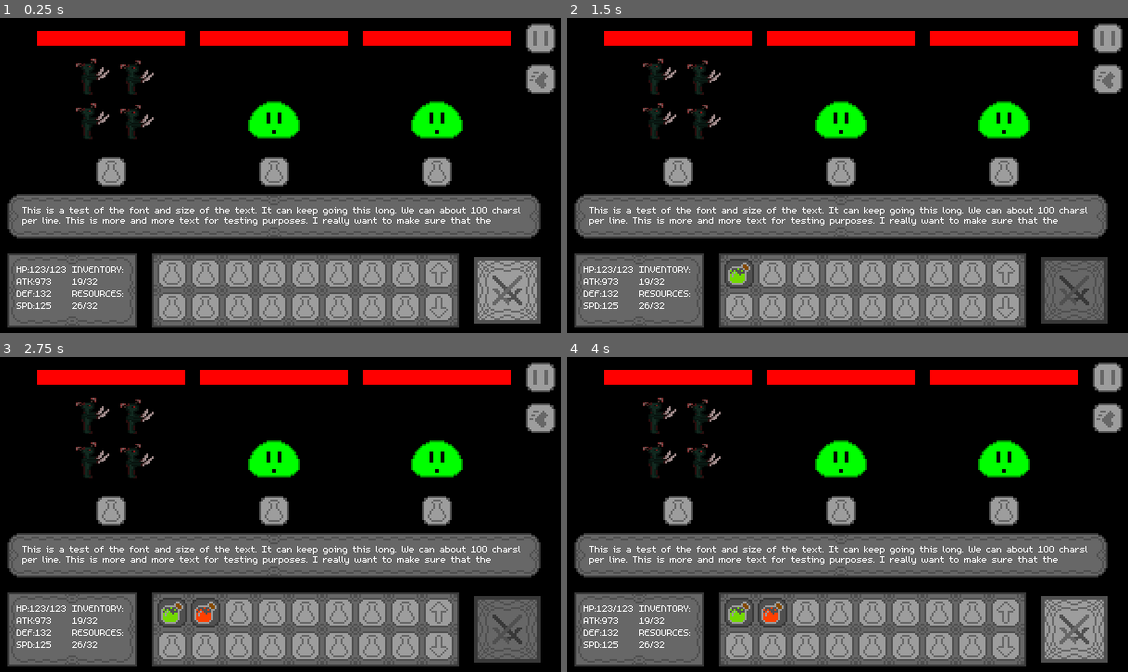
Above: before the commit, frames 1-4 (two rows, left to right).
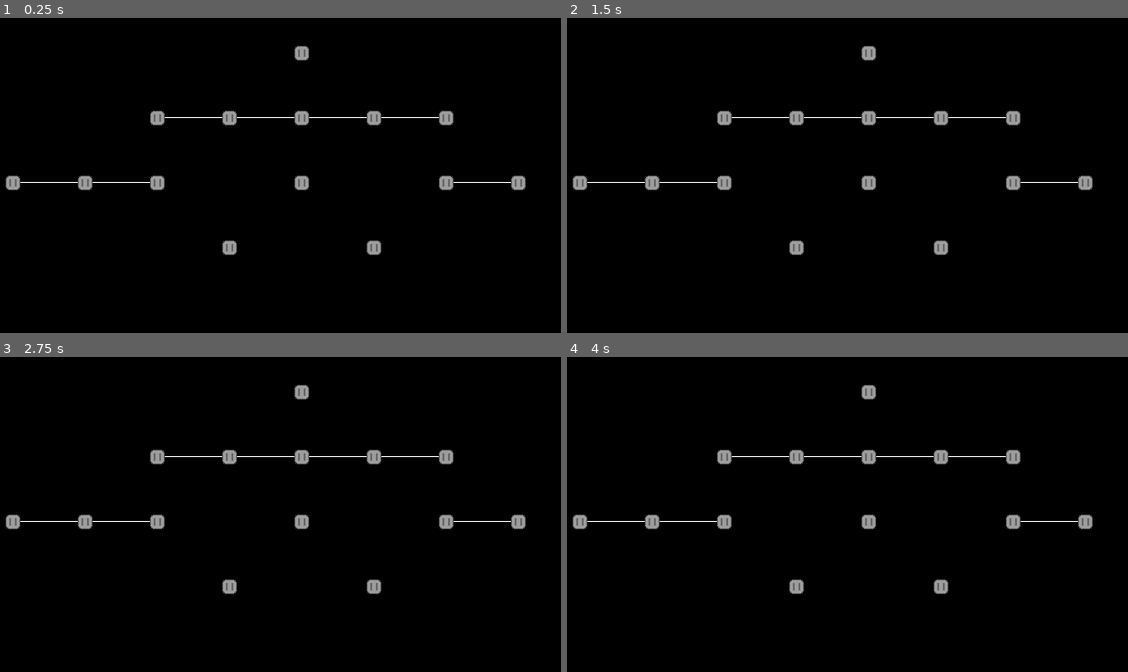
Above: after the commit, the same moments.

Repository: rbristo1/Just-a-Sip
Game: Godot game, scene res://Scenes/map.tscn
The game is run twice, just before and just after one commit, with the same random seed, the same clock (stepped at 60 frames per second) and the same inputs. Before the commit the project starts from res://Scenes/Battle.tscn.
Inputs (mouse positions are in pixels of both pictures, inside the frame that each line leads up to):
- Up to frame 1 (0.25 s): no input
- Up to frame 2 (1.5 s): click (1105, 77) at 0.52 s; click (1071, 288) at 1.27 s
- Up to frame 3 (2.75 s): click (504, 627) at 2.02 s
- Up to frame 4 (4 s): click (1105, 375) at 2.77 s; click (869, 391) at 3.52 s

The runs differ from the first frame. In frame 1, 44% of the frame differs, in the area x 0-100%, y 1-99%; in frame 2, 44%; in frame 3, 44%; in frame 4, 44%.

Commit message:
basic map

Diff:
--- /dev/null
+++ b/only_one/Scenes/map.tscn
@@ -0,0 +1,21 @@
+[gd_scene load_steps=2 format=3 uid="uid://b7jilajg3mie1"]
+
+[ext_resource type="Script" uid="uid://hd5j81hpibow" path="res://Scripts/map.gd" id="1_ci6au"]
+
+[node name="Control" type="Control"]
+layout_mode = 3
+anchors_preset = 15
+anchor_right = 1.0
+anchor_bottom = 1.0
+grow_horizontal = 2
+grow_vertical = 2
+script = ExtResource("1_ci6au")
+
+[node name="Background" type="ColorRect" parent="."]
+layout_mode = 1
+anchors_preset = 15
+anchor_right = 1.0
+anchor_bottom = 1.0
+grow_horizontal = 2
+grow_vertical = 2
+color = Color(0, 0, 0, 1)
--- /dev/null
+++ b/only_one/Scripts/locationButton.gd
@@ -0,0 +1,4 @@
+extends Node
+
+func _on_button_up() -> void:
+	get_tree().change_scene_to_file("res://Scenes/Battle.tscn")
--- /dev/null
+++ b/only_one/Scripts/map.gd
@@ -0,0 +1,163 @@
+extends Control
+
+var map : Array
+@export var mapWidth = 5
+@export var mapHeight = 5
+@export var numeratorChance = 6
+@export var reduceSizeModifier = 5
+@export var denominatorChance = 10
+
+@export var mapLength = 8
+#make odd ideally
+@export var widthPeak = 5
+
+func hasSiblings(map: Array, x: int, y: int) -> bool:
+	var sum = 0
+	if (x > 0 and map[x-1][y] == 1):
+		sum += 1
+	if (x < mapWidth-1 and map[x+1][y] == 1):
+		sum += 1
+	if (y > 0 and map[x][y-1] == 1):
+		sum += 1
+	if (y < mapHeight-1 and map[x][y+1] == 1):
+		sum += 1
+
+	if (sum >= 2):
+		return true
+	else:
+		return false
+
+func hasFewSiblings(map: Array, x: int, y: int) -> int:
+	var sum = 0
+	if (x > 0 and map[x-1][y] == 1):
+		sum += 1
+	if (x < mapWidth-1 and map[x+1][y] == 1):
+		sum += 1
+	if (y > 0 and map[x][y-1] == 1):
+		sum += 1
+	if (y < mapHeight-1 and map[x][y+1] == 1):
+		sum += 1
+
+	return sum
+
+func generateMap():
+	for i in mapHeight:
+		var mapRow: Array
+		for j in mapWidth:
+			mapRow.append(1)
+		map.append(mapRow)
+
+
+	for i in mapHeight:
+		for j in mapWidth:
+			if (randi()%denominatorChance < numeratorChance and (j-1 < 0 or hasSiblings(map, j-1, i)) and (j+1 >= mapWidth or hasSiblings(map, j+1, i)) and (i+1 >= mapHeight or hasSiblings(map, j, i+1)) and (i-1 < 0 or hasSiblings(map, j, i-1)) and (hasFewSiblings(map, j, i) > 3 or hasFewSiblings(map, j, i) < 2)):
+				map[j][i] = 0
+	for i in mapHeight:
+		for j in mapWidth:
+			if (randi()%denominatorChance < numeratorChance and (j-1 < 0 or hasSiblings(map, j-1, i)) and (j+1 >= mapWidth or hasSiblings(map, j+1, i)) and (i+1 >= mapHeight or hasSiblings(map, j, i+1)) and (i-1 < 0 or hasSiblings(map, j, i-1)) and (hasFewSiblings(map, j, i) > 3 or hasFewSiblings(map, j, i) < 2)):
+				map[j][i] = 0
+
+	#for i in mapHeight:
+		#if (randi()%denominatorChance < numeratorChance and hasFewSiblings(map, 0, i) >2):
+			#map[0][i] = 0
+		#if (randi()%denominatorChance < numeratorChance and hasFewSiblings(map, mapWidth-1, i) >2):
+			#map[mapWidth-1][i] = 0
+	#for i in mapWidth:
+		#if (randi()%denominatorChance < numeratorChance and hasFewSiblings(map, 0, i) >2):
+			#map[i][0] = 0
+		#if (randi()%denominatorChance < numeratorChance and hasFewSiblings(map, mapHeight-1, i) >2):
+			#map[i][mapHeight-1] = 0
+	for i in map.size():
+		print(map[i])
+
+func generateMap2():
+	for i in widthPeak:
+		var mapRow: Array
+		for j in mapLength:
+			mapRow.append(0)
+		map.append(mapRow)
+	var midpoint = (widthPeak/2)+widthPeak%2-1
+	print(midpoint)
+	map[midpoint][0] = 1
+	var width = 1
+	var widths: Array
+	for i in mapLength:
+
+		var alternator = -1
+		if (width != widthPeak and randi()%denominatorChance < numeratorChance and mapLength-width > i and i > 0):
+			width += 1
+		elif (mapLength-width < i):
+			width -= 1
+		elif (width > 1 and randi()%denominatorChance < numeratorChance/reduceSizeModifier):
+			width -= 1
+		for j in width:
+			map[midpoint-((j+1)/(2*alternator))][i] = 1
+			alternator *= -1
+		widths.append(width)
+	for i in map.size():
+		print(map[i])
+	print("\n")
+	for i in mapLength:
+		var ran = 0
+		for j in widthPeak:
+
+			if map[j][i] == 1 and randi()%10 < 4-abs(j-midpoint) and widths[i] > 2 and i > 1 and i < mapLength-1 and ran != widths[i]-1:
+				map[j][i] = 0
+				ran += 1
+
+
+
+	for i in map.size():
+		print(map[i])
+
+func displayMap() -> void:
+	var x = 30
+	var y = 40
+	var incrX = 630/mapLength
+	var incrY = 350/widthPeak
+
+	for i in widthPeak:
+		for j in mapLength:
+			if (map[i][j] == 1):
+				#down
+				var location = TextureButton.new()
+				var script = load("res://Scripts/locationButton.gd")
+				location.set_script(script)
+				var text = load("res://Art/Atlas Textures/UI/pause_button/pause_button_normal.tres")
+				location.texture_normal = text
+				var position: Vector2
+				position.x = x
+				position.y = y
+				location.set_position(position, false)
+				#if i != mapHeight-1 and map[i+1][j] == 1:
+					#var line = Line2D.new()
+					#var pos1 = position
+					#pos1.x+=8
+					#line.add_point(pos1)
+					#line.width = 1
+					#var pos2 = pos1
+					#pos2.y += incrY
+					#line.add_point(pos2)
+					#add_child(line)
+				if j != mapLength-1 and map[i][j+1] == 1:
+					var line = Line2D.new()
+					var pos1 = position
+					pos1.y+=8
+					line.add_point(pos1)
+					line.width = 1
+					var pos2 = pos1
+					pos2.x += incrX
+					line.add_point(pos2)
+					add_child(line)
+				x+=incrX
+
+				add_child(location)
+			else:
+				x+=incrX
+		y+=incrY
+		x=30
+
+
+func _ready() ->void:
+	generateMap2()
+	displayMap()
--- a/only_one/project.godot
+++ b/only_one/project.godot
@@ -11,7 +11,7 @@
 [application]
 
 config/name="Only_One"
-run/main_scene="uid://bofcdsrl4lfce"
+run/main_scene="uid://b7jilajg3mie1"
 config/features=PackedStringArray("4.4", "Forward Plus")
 
 [display]
Not shown, added: only_one/Scripts/locationButton.gd.uid
Not shown, added: only_one/Scripts/map.gd.uid
